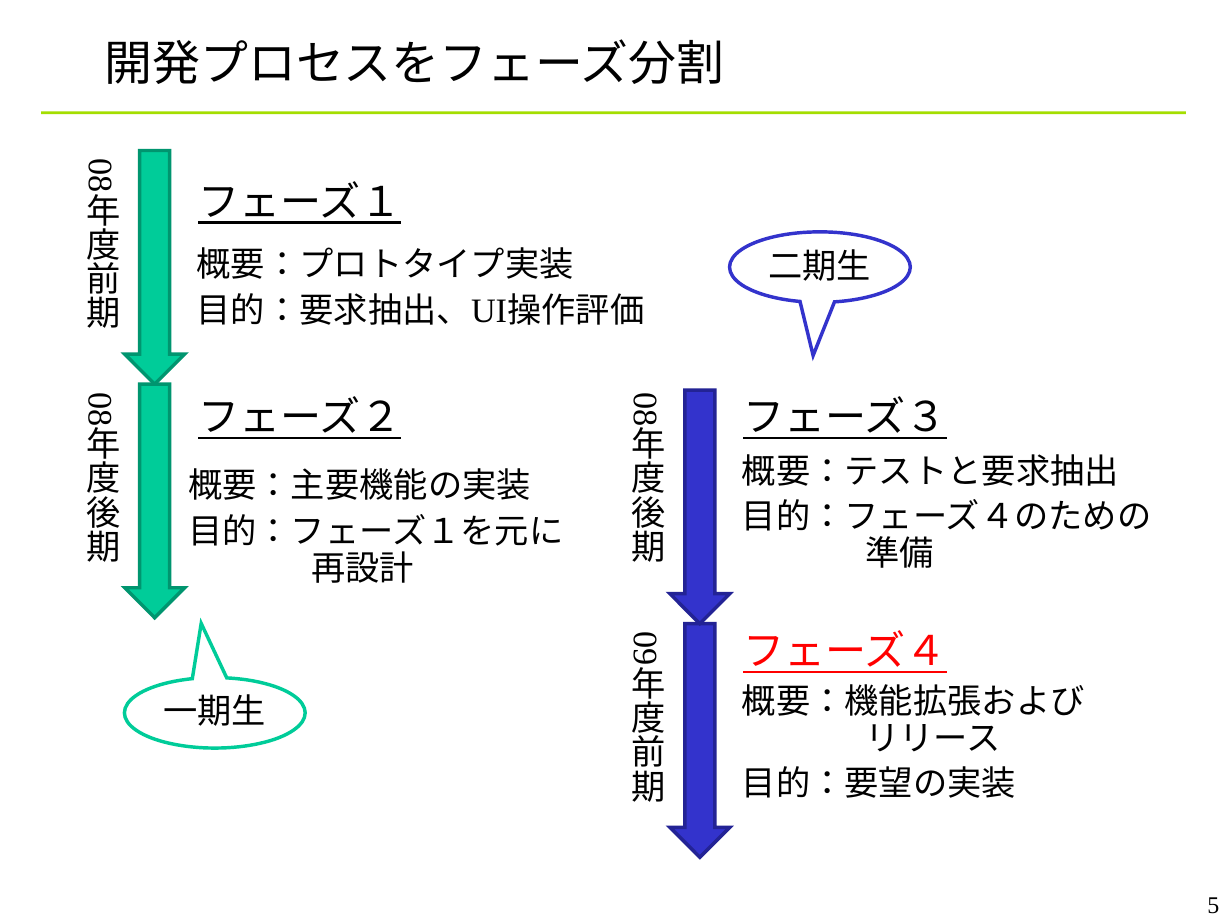
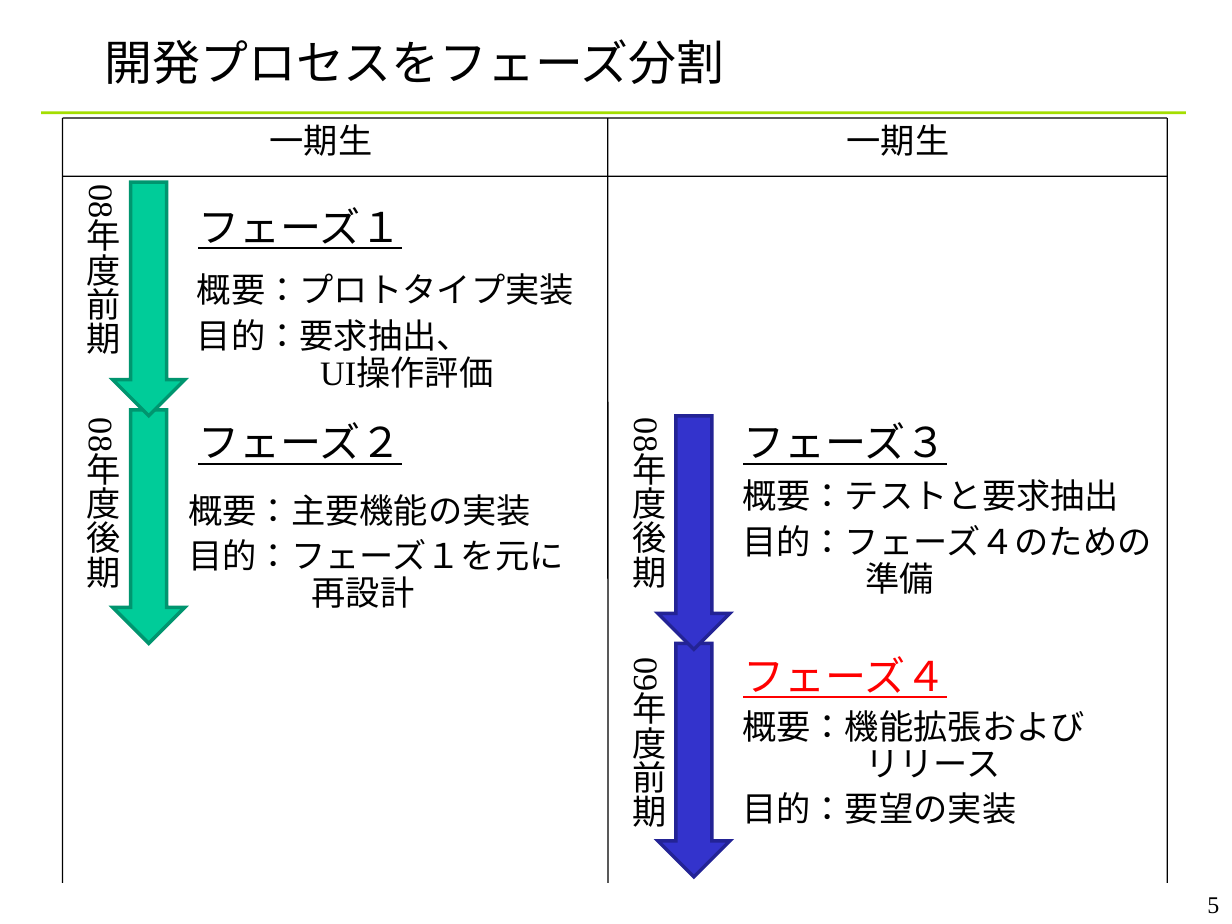
Before and after one commit to YixiaoLi/tlv4mc, a slide deck: slide 5 of doc/phase4/joho_koukankai/ojl-2nd-comm-yanagi.ppt. Drawn at 1232x924 pixels with LibreOffice and Linux fonts; fonts in the diff are those of the drawing; background and template pictures are left out. Boxes give left, top, right and bottom in pixels: in the first picture for what was removed or moved away, otherwise in the second. Text is boxed around its words. In the diff, an @@ line names an element or a change of style, - is before the commit and + after.

```diff
--- a/doc/phase4/joho_koukankai/ojl-2nd-comm-yanagi.ppt
+++ b/doc/phase4/joho_koukankai/ojl-2nd-comm-yanagi.ppt
@@ line added from (63, 118) to (63, 883), #000000 0.74 pt @@
@@ line added from (63, 118) to (1167, 118), #000000 0.74 pt @@
@@ text "一期生" moved from (x1=124, y1=678, x2=306, y2=748) to (x1=270, y1=124, x2=373, y2=156) @@
@@ text "一期生" at (x1=270, y1=124, x2=373, y2=156): fill #FFFFFF to none; outline #00CC99 2.01 pt to none @@
@@ line added from (607, 118) to (607, 883), #000000 0.74 pt @@
@@ line added from (1167, 118) to (1167, 883), #000000 0.74 pt @@
@@ text added at (x1=846, y1=124, x2=949, y2=156), 20 pt, text #000000 @@
+一期生
@@ line added from (63, 176) to (1167, 176), #000000 0.74 pt @@
@@ down arrow resized from (x1=124, y1=150, x2=185, y2=384) to (x1=112, y1=182, x2=185, y2=416) @@
@@ speech bubble removed at (x1=729, y1=232, x2=910, y2=302) @@
-二期生
@@ text "概要：プロトタイプ実装" moved from (x1=197, y1=247, x2=645, y2=325) to (x1=197, y1=273, x2=574, y2=388) @@
@@ text at (x1=197, y1=319, x2=493, y2=388): spaces changed @@
-目的：要求抽出、UI操作評価
+目的：要求抽出、
+UI操作評価
@@ down arrow resized from (x1=124, y1=384, x2=185, y2=618) to (x1=112, y1=410, x2=185, y2=644) @@
@@ down arrow resized from (x1=670, y1=391, x2=731, y2=625) to (x1=658, y1=416, x2=731, y2=650) @@
@@ down arrow resized from (x1=670, y1=623, x2=731, y2=857) to (x1=658, y1=643, x2=731, y2=877) @@
@@ 11 texts moved together from (x1=63, y1=148, x2=1152, y2=813) to (x1=63, y1=174, x2=1152, y2=839) @@
```
Also in this commit, not shown: 2 other slides changed.
